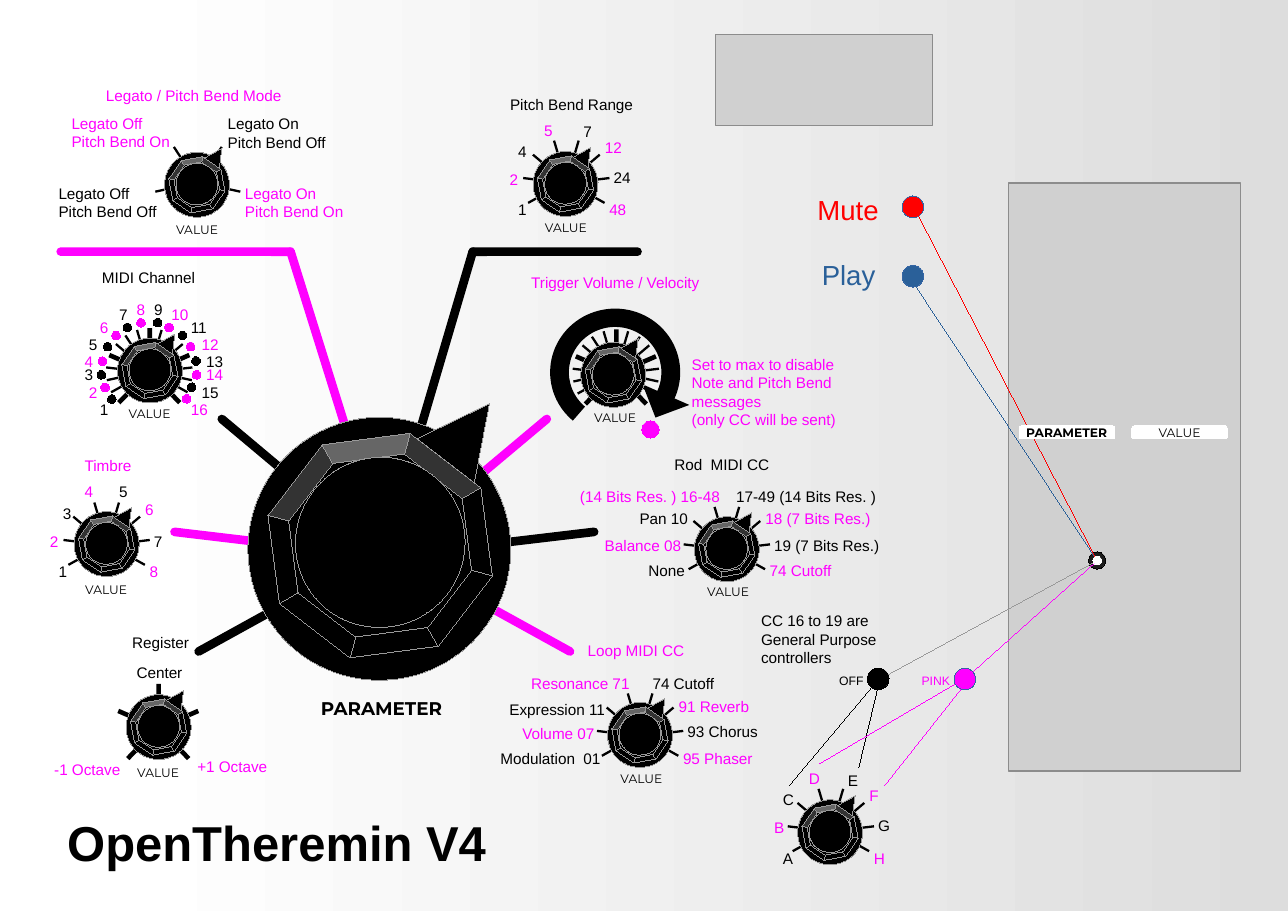
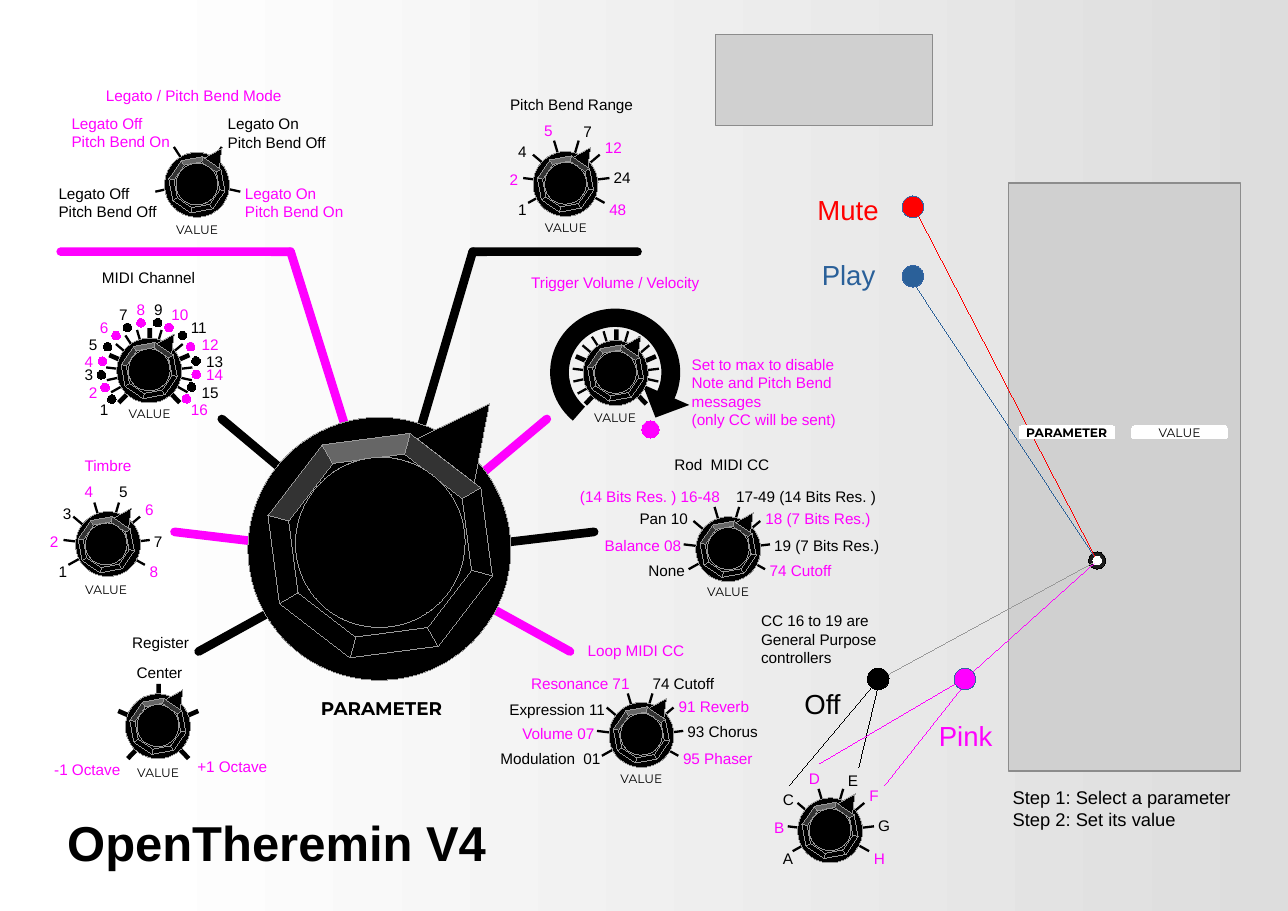
Before and after one commit to MrDham/OpenTheremin_V4_with_MIDI, a slide deck: slide 1 of Antiseche open theremin PnB.odp. Drawn at 1288x911 pixels with LibreOffice and Linux fonts; fonts in the diff are those of the drawing; grey boxes stand for pictures. Boxes give left, top, right and bottom in pixels: in the first picture for what was removed or moved away, otherwise in the second. Text is boxed around its words. In the diff, an @@ line names an element or a change of style, - is before the commit and + after.

```diff
--- a/Antiseche open theremin PnB.odp
+++ b/Antiseche open theremin PnB.odp
@@ outline redrawn in 5 elements at [69,508,143,581], [604,698,678,772], [692,512,765,585], [793,793,866,866], [579,336,653,409] @@
@@ text at [804,694,840,715]: text changed; size 8 to 18 pt @@
-OFF
+Off
@@ text at [939,726,993,746]: text changed; size 8 to 18 pt @@
-PINK
+Pink
@@ text added at [1013,790,1231,830], 12 pt, text #000000 @@
+Step 1: Select a parameter
+Step 2: Set its value
```
Also in this commit, not shown: 1 other file.
